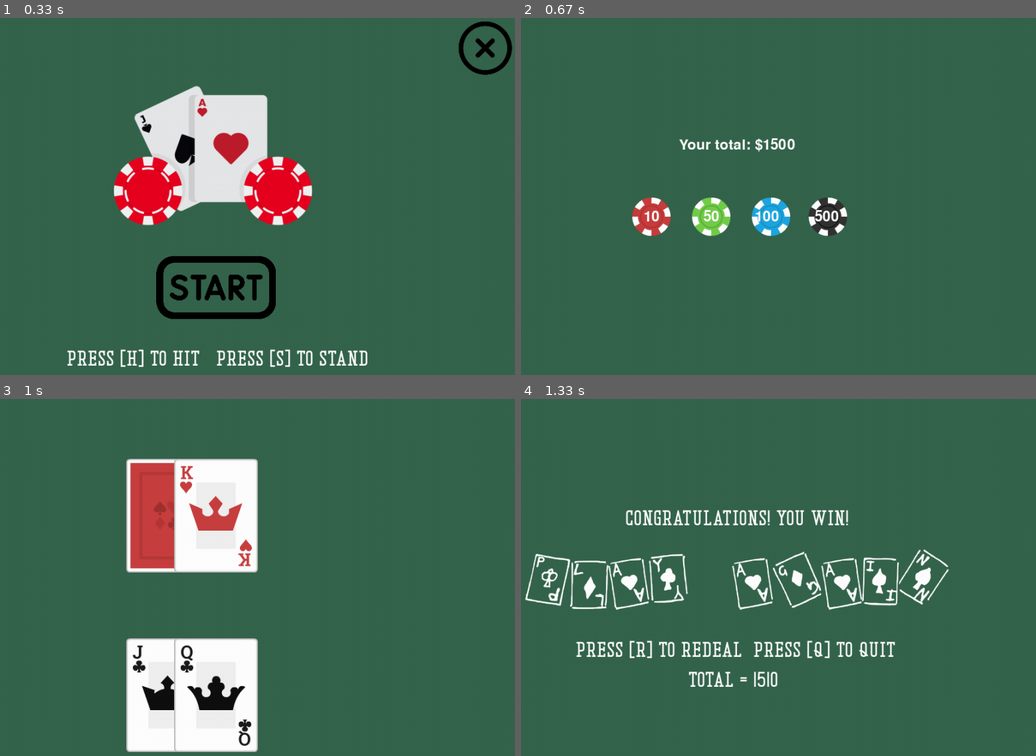
Above: before the commit, frames 1-4 (two rows, left to right).
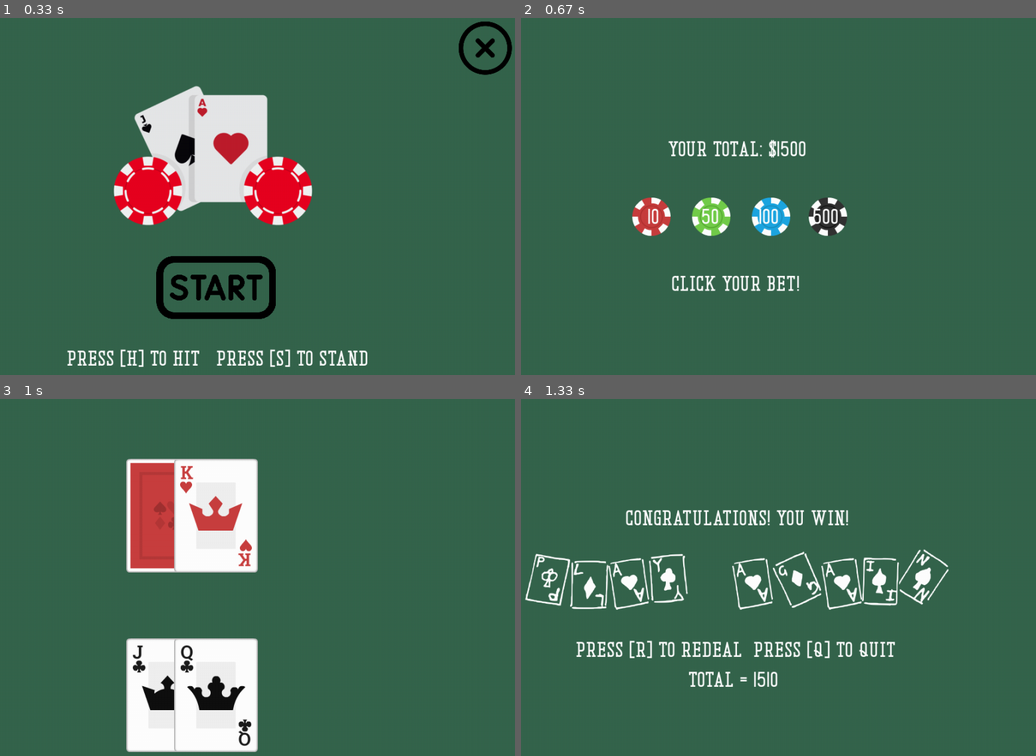
Above: after the commit, the same moments.

Repository: gracestalker/pygame_2_cards
Game: pygame game, started from game.py
Same seed, same stepped clock (60 frames per second), same inputs: the game is played once before the commit and once after it.
Inputs (mouse positions are in pixels of both pictures, inside the frame that each line leads up to):
- Up to frame 1 (0.33 s): no input
- Up to frame 2 (0.67 s): click (737, 285) at 0.38 s
- Up to frame 3 (1 s): click "10" at 0.72 s
- Up to frame 4 (1.33 s): tap S at 1 s

Frame 1 is identical in both runs. In frame 2, 1.7% of the frame differs, in the area x 23-62%, y 33-77%; in frame 3, nothing differs; in frame 4, nothing differs.

Commit message:
cleaned up  game.py

Diff:
--- a/betting.py
+++ b/betting.py
@@ -7,6 +7,8 @@
     pygame.font.init()
     font = pygame.font.Font(None, 36)
     chip_rects = []
+    info_f = "assets/fonts/game_text.ttf"
+    font2 = pygame.font.Font(info_f, 36)
 
     # create chip buttons
     # center them
@@ -36,13 +38,17 @@
         screen.blit(black_chip, (chip_x + 220, chip_y))
 
         # display betting process
-        prompt = font.render(f"Your total: ${state}", True, (255,255,255))
+        prompt = font2.render(f"Your total: ${state}", True, (255,255,255))
         screen.blit(prompt, (width // 2 - prompt.get_width() // 2, height // 3))
 
         # draw chips
         for rect, value in chip_rects:
-            text = font.render(f"{value}", True, (255,255,255))
+            text = font2.render(f"{value}", True, (255,255,255))
             screen.blit(text, (rect.centerx - text.get_width() + 10 // 2, rect.centery - text.get_height() // 2 - 3))
+
+        # instructional text
+        bet_inst = font2.render("Click Your Bet!", True, (255,255,255))
+        screen.blit(bet_inst, (390,425))
 
         pygame.display.flip()
 
--- a/game.py
+++ b/game.py
@@ -34,15 +34,6 @@
 card_values = {'2': 2, '3': 3, '4': 4, '5': 5, '6': 6, '7': 7, '8': 8, '9': 9, '10': 10, 'A': 11, 'J': 10, 'Q': 10, 'K': 10}
 
 
-### functions for game ###
-
-# creates and shuffles the deck for the game using list comprehension. ex: ('2', 'Clubs'), ('2', 'Hearts')...
-def create_deck():
-    deck = [(value, suit.title()) for value in values for suit in suits]
-    random.shuffle(deck)
-    return deck
-
-
 def main_game(screen, state):
 
     # initializing betting values
@@ -54,7 +45,7 @@
     background = hands.build_background(width, height, table_color)
 
     # set up game
-    deck = create_deck()
+    deck = hands.create_deck(values, suits)
     player_hand = [deck.pop(), deck.pop()]
     dealer_hand = [deck.pop(), deck.pop()]
     # if it is still the players turn, it will not be the dealer's turn to draw cards yet
--- a/hands.py
+++ b/hands.py
@@ -1,4 +1,13 @@
 import pygame
+import random
+
+
+# creates and shuffles the deck for the game using list comprehension. ex: ('2', 'Clubs'), ('2', 'Hearts')...
+def create_deck(values, suits):
+    deck = [(value, suit.title()) for value in values for suit in suits]
+    random.shuffle(deck)
+    return deck
+
 
 # building the table for the game, table and card area
 def build_background(width, height, table_color):
--- a/sounds.py
+++ b/sounds.py
@@ -4,16 +4,16 @@
 # background music, find a casino sounds
 def background_music():
     pygame.mixer.music.load("assets/sounds/background_noise.mp3")
-    pygame.mixer.music.play()
+    pygame.mixer.music.play(-1)
 
 
 # deal card sound when you hit, dealer draws, or when the round starts
 def game_set_up():
     pygame.mixer.load("assets/sounds/shuffle_cards_and_deal.mp3")
-    pygame.mixer.music.play()
+    pygame.mixer.music.play(-1)
 
 
 # money noise after round ends and when you place your bet
 def deal_sound():
     pygame.mixer.load("assets/cardPlace1.ogg")
-    pygame.mixer.music.play()
+    pygame.mixer.music.play(-1)
